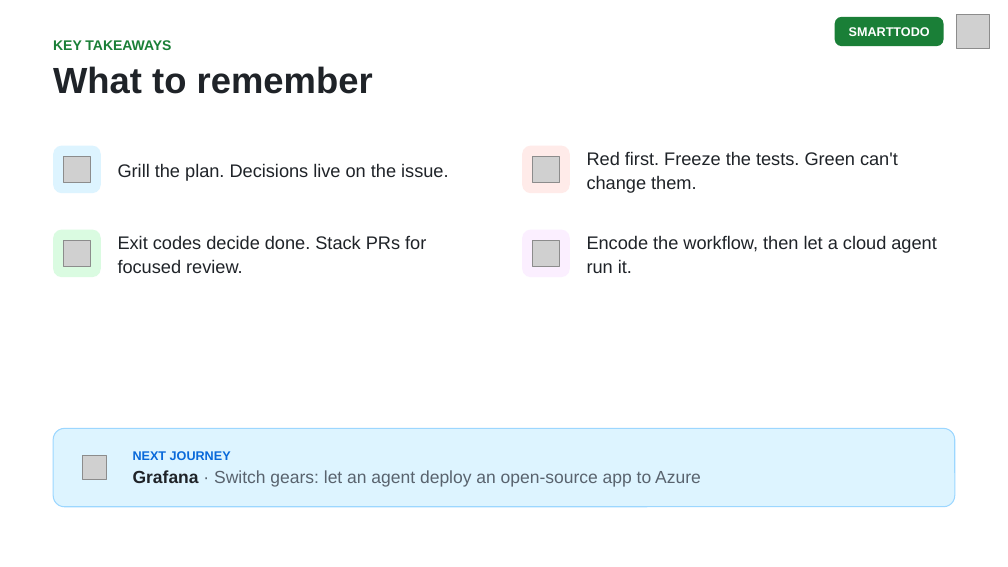
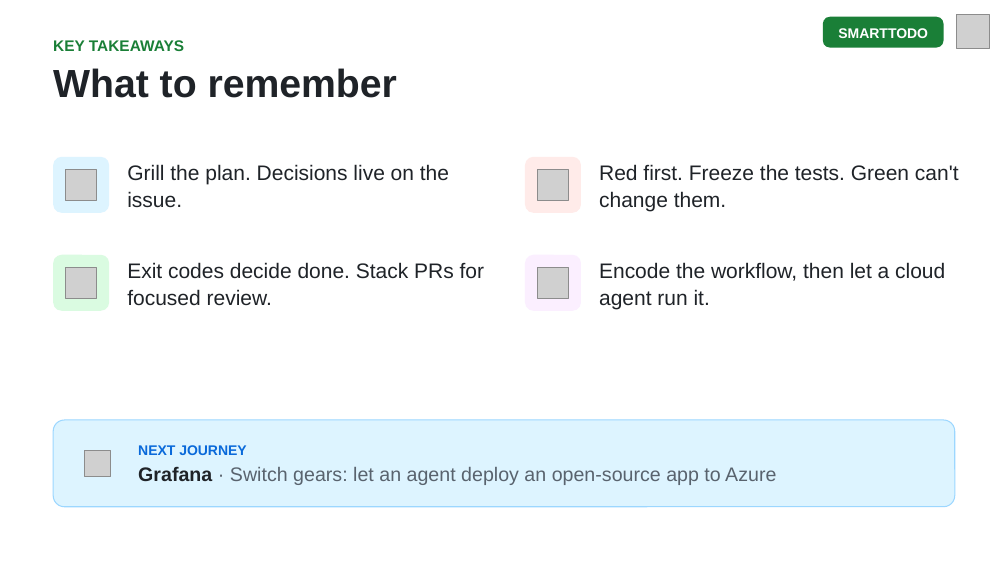
Before and after one commit to DanWahlin/agentic-journeys, a slide deck: slide 25 of slides/03-smart-todo.pptx. Drawn at 1008x567 pixels with LibreOffice and Linux fonts; fonts in the diff are those of the drawing; grey boxes stand for pictures. Boxes give left, top, right and bottom in pixels: in the first picture for what was removed or moved away, otherwise in the second. Text is boxed around its words. In the diff, an @@ line names an element or a change of style, - is before the commit and + after.

```diff
--- a/slides/03-smart-todo.pptx
+++ b/slides/03-smart-todo.pptx
@@ rounded rectangle: place and size @@
-rounded rectangle at (835,17,943,46)
+rounded rectangle at (823,17,943,48)
@@ text "SMARTTODO": place and size @@
-text "SMARTTODO" at (849,27,930,36)
+text "SMARTTODO" at (838,28,928,38)
@@ text "SMARTTODO" at (838,28,928,38): size 9 to 10 pt @@
@@ text "KEY TAKEAWAYS" at (53,40,184,51): size 10 to 11 pt @@
@@ text "What to remember" at (53,68,397,98): size 26 to 28 pt; line spacing 31pt to 33pt @@
@@ rounded rectangle: place and size @@
-rounded rectangle at (53,145,101,193)
+rounded rectangle at (53,157,110,214)
@@ picture: place and size @@
-picture at (64,156,90,182)
+picture at (66,169,97,201)
@@ size 13 to 15 pt; line spacing 17pt to 19pt in 4 elements at (599,164,959,211), (127,262,484,305), (599,262,945,309), (127,164,449,207) @@
@@ text "Grill the plan. Decisions live ...": place and size @@
-text "Grill the plan. Decisions live ..." at (118,163,448,181)
+text "Grill the plan. Decisions live ..." at (127,164,449,207)
@@ rounded rectangle: place and size @@
-rounded rectangle at (522,145,570,193)
+rounded rectangle at (525,157,582,214)
@@ picture: place and size @@
-picture at (532,156,558,182)
+picture at (537,169,569,201)
@@ text "Red first. Freeze the tests. ...": place and size @@
-text "Red first. Freeze the tests. ..." at (587,151,898,193)
+text "Red first. Freeze the tests. ..." at (599,164,959,211)
@@ rounded rectangle: place and size @@
-rounded rectangle at (53,230,101,277)
+rounded rectangle at (53,255,110,311)
@@ picture: place and size @@
-picture at (64,240,90,266)
+picture at (66,267,97,298)
@@ text "Exit codes decide done. Stack ...": place and size @@
-text "Exit codes decide done. Stack ..." at (118,235,426,273)
+text "Exit codes decide done. Stack ..." at (127,262,484,305)
@@ proportions changed in 7 elements at (53,420,955,507), (823,17,943,48), (74,439,121,487), (53,157,110,214), (525,157,582,214), (53,255,110,311), (525,255,582,311) @@
@@ rounded rectangle: place and size @@
-rounded rectangle at (522,230,570,277)
+rounded rectangle at (525,255,582,311)
@@ picture: place and size @@
-picture at (532,240,558,266)
+picture at (537,267,569,298)
@@ text "Encode the workflow, then let ...": place and size @@
-text "Encode the workflow, then let ..." at (587,235,936,273)
+text "Encode the workflow, then let ..." at (599,262,945,309)
@@ rounded rectangle: place and size @@
-rounded rectangle at (53,428,955,507)
+rounded rectangle at (53,420,955,507)
@@ rounded rectangle: place and size @@
-rounded rectangle at (74,447,116,489)
+rounded rectangle at (74,439,121,487)
@@ text "NEXT JOURNEY" at (138,445,247,455): size 9 to 10 pt @@
@@ picture: place and size @@
-picture at (83,456,107,480)
+picture at (85,451,111,477)
@@ text "Grafana · Switch gears: let ..." at (138,467,776,485): size 12.5 to 14 pt @@
```
Also in this commit, not shown: 24 other slides changed, 7 other files.
